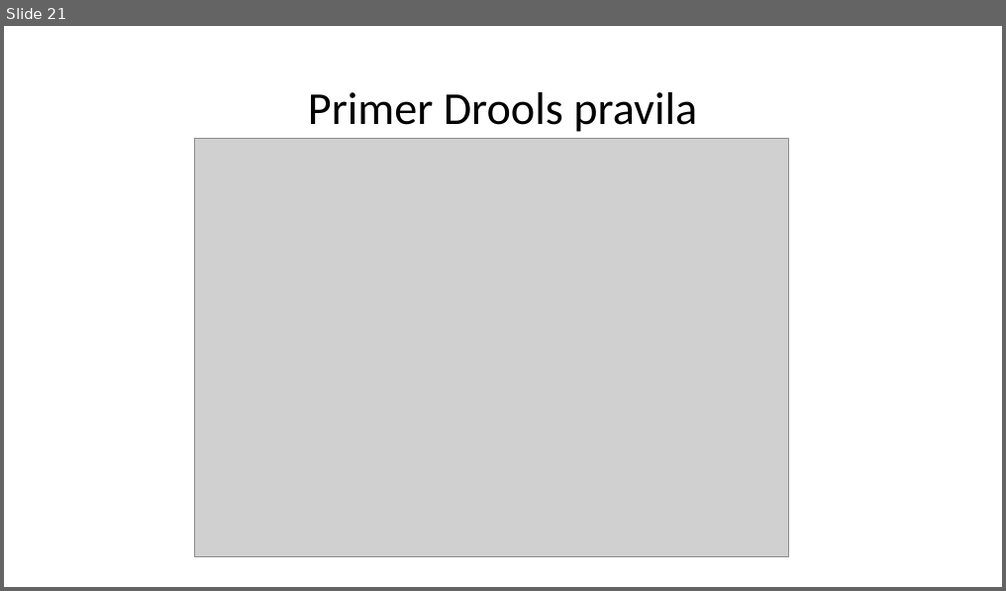
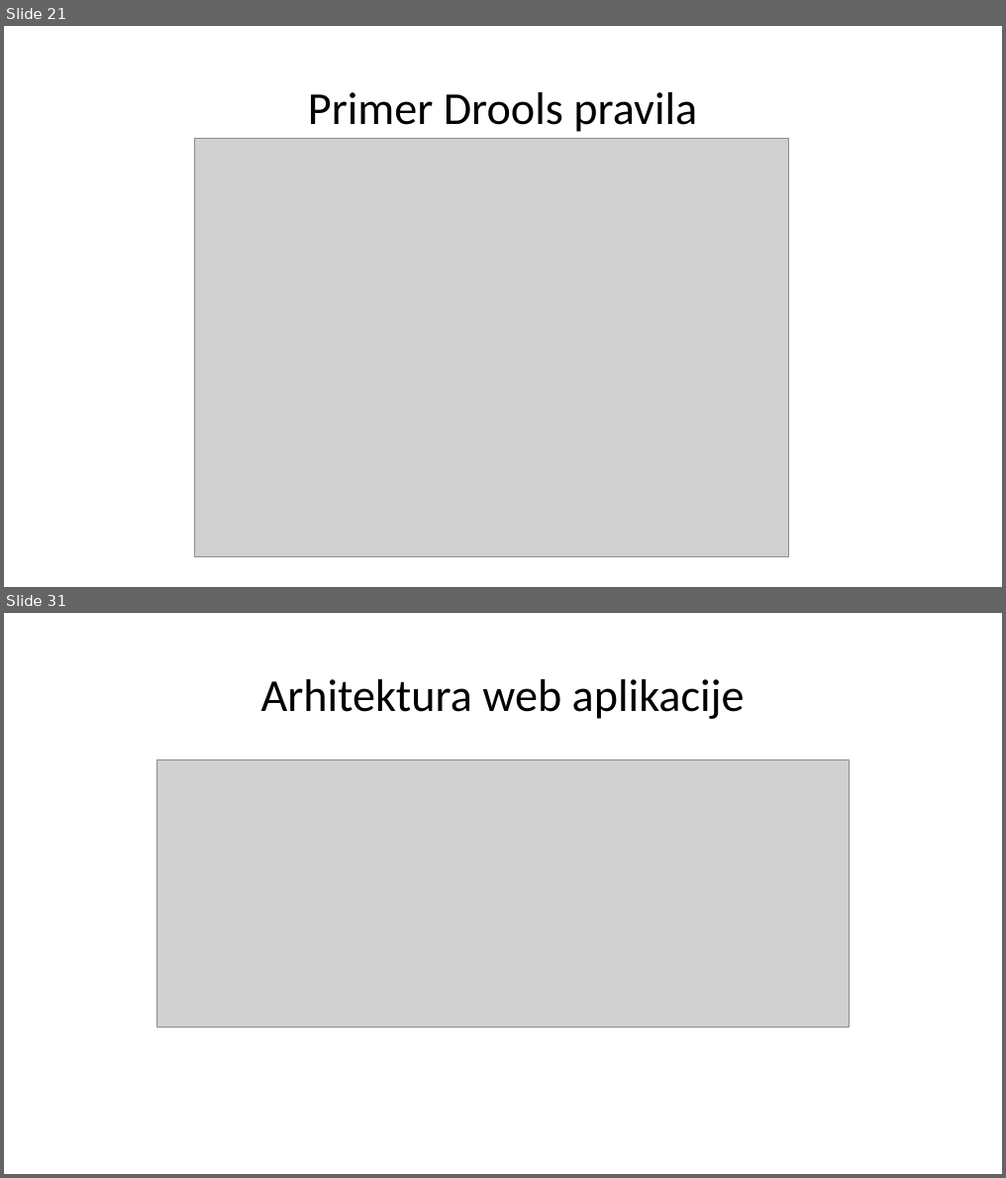
Before and after one commit to MileMiljanovic/StudentPortal, a slide deck: Rukovanje pravilima u poslovnim web aplikacijama.pptx. Shown one above the other, each under a label of ours: slide 21 before the commit, slides 21 and 31 after it; the slides between them are not shown. The pictures are 1006x591 and 1006x1178 pixels, drawn with LibreOffice and Linux fonts; fonts in the diff are those of the drawing; grey boxes stand for pictures. Boxes give left, top, right and bottom in pixels: in the first picture for what was removed or moved away, otherwise in the second. Text is boxed around its words. In the diff, an @@ line names an element or a change of style, - is before the commit and + after.

```diff
--- a/Rukovanje pravilima u poslovnim web aplikacijama.pptx
+++ b/Rukovanje pravilima u poslovnim web aplikacijama.pptx
@@ slide 31 added at <box>4,613,1002,1174</box>, background #FFFFFF @@
@@ title added at <box>261,679,745,719</box>, 44 pt, text #000000 @@
+Arhitektura web aplikacije
@@ picture added at <box>157,760,849,1028</box> @@
```
Also in this commit, not shown: 15 other slides added.
